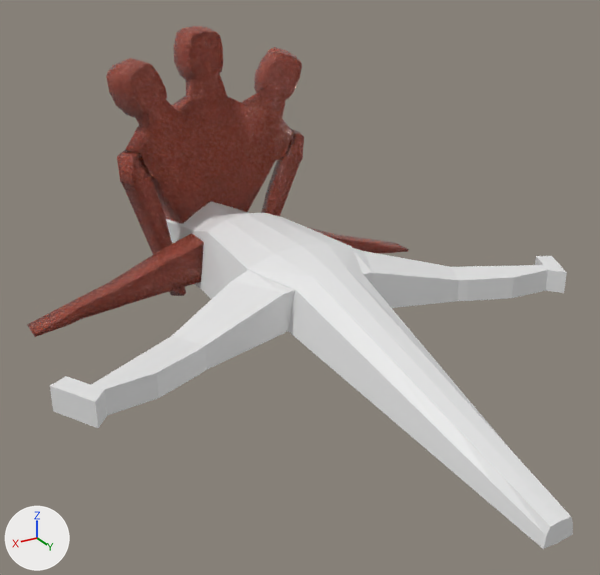
The Blender file artes/CERBERUS/cerberus-09.blend, before and after one commit.
The view is the same before and after, from a camera (50 mm lens) standing at (198.0, 413.0, 199.0) and looking at (16.0, 111.0, 47.0). The lights are fixed; the arrows at lower left show +X, +Y and +Z. The first picture is the older version.

Script lines for the objects in view, before the commit:
```python
ob_croc_body = bpy.data.objects.new('croc_body', me_cube)
ob_croc_body.location = (0.0, -3.3, 34.7)
```
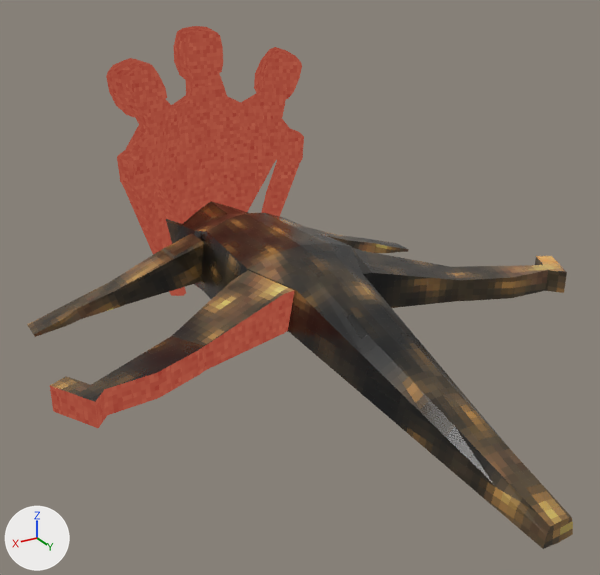
Boxes (x1, y1, x2, y2) around the edits, measured in the pictures (600 x 575 px):
'croc_body', recoloured, surface changed
    both: (27, 26, 573, 549)
part 1 of me_cube, recoloured (white to red)
    both: (50, 290, 295, 428)
part 2 of me_cube, recoloured (darker)
    both: (50, 201, 567, 402)
part 3 of me_cube, recoloured (white to brown)
    both: (441, 417, 573, 549)
part 4 of me_cube, recoloured (darker)
    both: (357, 336, 486, 461)
part 5 of me_cube, recoloured
    both: (27, 227, 409, 337)
part 6 of me_cube, surface changed (darker)
    both: (27, 201, 573, 549)

Diff of the bpy script that builds the scene:
```diff
--- a/artes/CERBERUS/cerberus-09.blend.py
+++ b/artes/CERBERUS/cerberus-09.blend.py
@@ img_skin_lizard_002_basecolor_jpg @@
+img_skin_lizard_002_basecolor_jpg = load_image('Skin_Lizard_002_basecolor.jpg', 'Skin_Lizard_002_SD-20260422T130253Z-3-001/Skin_Lizard_002_basecolor.jpg', 1024, 1024, 'sRGB')
@@ img_skin_lizard_002_roughness_jpg @@
+img_skin_lizard_002_roughness_jpg = load_image('Skin_Lizard_002_roughness.jpg', 'Skin_Lizard_002_SD-20260422T130253Z-3-001/Skin_Lizard_002_roughness.jpg', 1024, 1024, 'Non-Color')
@@ img_skin_lizard_002_normal_jpg @@
+img_skin_lizard_002_normal_jpg = load_image('Skin_Lizard_002_normal.jpg', 'Skin_Lizard_002_SD-20260422T130253Z-3-001/Skin_Lizard_002_normal.jpg', 1024, 1024, 'Non-Color')
@@ ng_nodegroup @@
 ng_nodegroup = bpy.data.node_groups.new('NodeGroup', 'ShaderNodeTree')
-# nodes: MapRange, Mapping, Math, TexCoord, TexNoise, TexWave, ValToRGB x3, Value, VectorMath
-# colours: white #e7e7e7, black #000000, white #ffffff, black #2f2f2f, red #973a2e, orange #b8614b
+# nodes: MapRange, Mapping, Math x2, TexCoord, TexNoise, TexWave, ValToRGB x3, Value, VectorMath x2
+# colours: white #e7e7e7, black #000000, white #ffffff, grey #868686, red #973a2e, orange #b8614b
@@ mat_guard___body @@
 mat_guard___body = bpy.data.materials.new('GUARD - body')
-# nodes: BsdfPrincipled, Bump, Displacement, Group, OutputMaterial
+# nodes: Displacement, Emission, Group, OutputMaterial
@@ mat_cerberus___alligator_001 @@
+mat_cerberus___alligator_001 = bpy.data.materials.new('CERBERUS - alligator.001')
+# uses the picture img_skin_lizard_002_basecolor_jpg
+# uses the picture img_skin_lizard_002_normal_jpg
+# uses the picture img_skin_lizard_002_roughness_jpg
@@ me_cube @@
 me_cube.from_pydata(...)  # 678 vertices, 686 faces; spans x -136.0..136.0, y -40.0..263.0, z -39.0..115.0
 # used by ob_croc_body; location = (0.0, -3.3, 34.7)
+# me_cube part 1: 8 of the faces centred in x 23.0..133.0, y 114.0..143.0, z -4.0..2.0 switch from no material to mat_guard___body
+# me_cube part 2: 136 of the faces centred in x -133.0..132.0, y -38.0..143.0, z -22.0..21.0 switch from no material to mat_cerberus___alligator_001
+# me_cube part 3: 24 of the faces centred in x -10.0..10.0, y 226.0..263.0, z -32.0..-14.0 switch from no material to mat_cerberus___alligator_001
+# me_cube part 4: 10 of the faces centred in x -14.0..14.0, y 188.0..189.0, z -22.0..-4.0 switch from no material to mat_cerberus___alligator_001
+# me_cube part 5: 75 of the faces centred in x -119.0..119.0, y 6.0..26.0, z -26.0..8.0 switch from mat_guard___body to mat_cerberus___alligator_001
+# me_cube part 6: texture (UV) coordinates of 260 of 686 faces, centred in x -133.0..133.0, y -38.0..263.0, z -32.0..21.0, changed; they spanned u 0.0..0.88, v 0.0..1.0 and now span u 0.0..1.0, v 0.0..0.96
```
